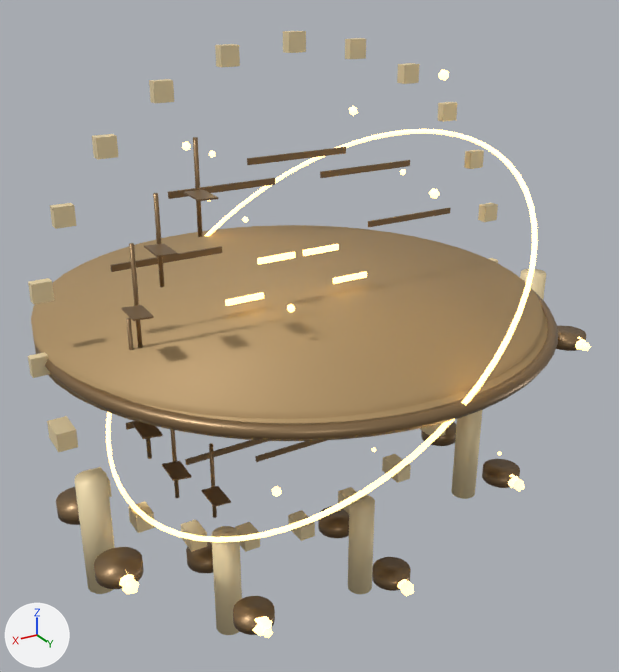
The glTF model public/assets/arenas/temple.glb as it was, and as the next commit left it.
Camera for both pictures: a camera (50 mm lens) standing at (161.0, 279.0, 126.0) and looking at (-7.0, -2.0, -14.0). Every picture has the same lights, and +X, +Y and +Z are marked at lower left. The picture after the commit comes second. Both versions are drawn at frame 87 of the action 'idle'; the numbers are the values there.

Names of what the first picture shows: 'Arena static arena_floor', 'Arena static arena_glow', 'Arena static arena_prop', 'Arena static arena_trim', 'Brazier 1', 'Brazier 2', 'Brazier 3', 'Brazier 4', 'Brazier 5', 'Flame 4', 'Flame 5', 'Idle halo', 'Mote 1', 'Mote 11', 'Mote 12', 'Mote 13', 'Mote 2', 'Mote 4', 'Mote 5', 'Mote 7', 'Mote 8', 'Mote 9' and 9 more.
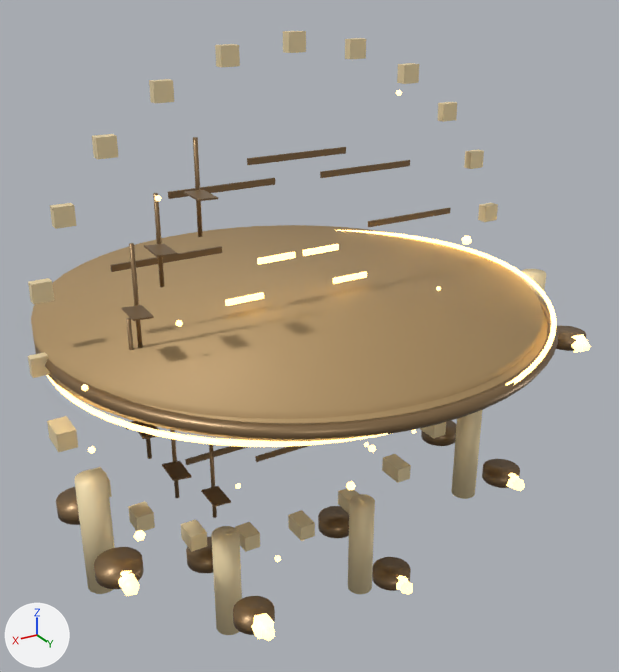
Location of each change, [x1, y1, x2, y2] in pixels of the pictures (619 x 672 px):
```json
{"object": "Idle halo", "change": "turned", "before": [106, 129, 538, 543], "after": [47, 230, 557, 447]}
{"object": "Brazier 4", "change": "turned, rescaled", "before": [252, 616, 272, 636], "after": [251, 613, 274, 639]}
{"object": "Flame 5", "change": "rescaled", "before": [122, 579, 139, 594], "after": [122, 577, 139, 596], "on screen": "25% taller"}
{"object": "Brazier 1", "change": "rescaled", "before": [575, 337, 586, 350], "after": [571, 334, 589, 353]}
{"object": "Mote 2", "change": "moved", "before": [438, 69, 449, 81], "after": [134, 530, 146, 541]}
{"object": "Mote 12", "change": "moved", "before": [272, 486, 281, 497], "after": [462, 235, 472, 245]}
{"object": "Flame 4", "change": "rescaled", "before": [263, 628, 273, 638], "after": [261, 626, 275, 641]}
{"object": "Brazier 5", "change": "turned, rescaled", "before": [119, 571, 134, 587], "after": [118, 571, 135, 588]}
{"object": "Mote 5", "change": "moved", "before": [429, 188, 440, 199], "after": [346, 481, 356, 490]}
{"object": "Mote 13", "change": "moved", "before": [349, 106, 358, 116], "after": [368, 445, 376, 452]}
{"object": "Brazier 2", "change": "turned, rescaled", "before": [508, 474, 518, 488], "after": [506, 473, 519, 488]}
{"object": "Brazier 3", "change": "rescaled", "before": [397, 579, 407, 589], "after": [396, 575, 408, 590]}
{"object": "Mote 4", "change": "moved", "before": [182, 142, 191, 151], "after": [275, 555, 281, 562]}
{"object": "Mote 7", "change": "moved", "before": [400, 169, 406, 175], "after": [175, 320, 183, 327]}
{"object": "Mote 11", "change": "moved", "before": [209, 150, 215, 158], "after": [235, 483, 241, 489]}
{"object": "Mote 9", "change": "moved", "before": [287, 304, 295, 313], "on screen": "not visible afterwards"}
{"object": "Mote 1", "change": "moved", "before": [242, 216, 249, 223], "after": [364, 442, 369, 447]}
{"object": "Mote 6", "change": "moved", "after": [88, 446, 95, 454], "on screen": "not visible before"}
{"object": "Mote 8", "change": "moved", "before": [497, 451, 501, 455], "after": [155, 195, 161, 201]}
{"object": "Mote 3", "change": "moved", "after": [81, 384, 89, 391], "on screen": "not visible before"}
```

The change, as JSON lines over the scene's bpy script:
```json
{"op": "set", "path": "ob_brazier_1.scale", "old": "(0.605, 0.579, 0.605)", "new": "(0.825, 0.838, 0.825)"}
{"op": "set", "path": "ob_brazier_2.rotation_euler", "old": "(0.0, 0.364, 0.0)", "new": "(0.0, -1.186, 0.0)", "note": "degrees (0, 21, 0) -> degrees (0, -68, 0)"}
{"op": "set", "path": "ob_brazier_2.scale", "old": "(0.635, 0.634, 0.635)", "new": "(0.724, 0.768, 0.724)"}
{"op": "set", "path": "ob_brazier_3.scale", "old": "(0.568, 0.596, 0.568)", "new": "(0.702, 0.663, 0.702)"}
{"op": "set", "path": "ob_brazier_4.rotation_euler", "old": "(0.0, 1.608, 0.0)", "new": "(0.0, 0.0579, 0.0)", "note": "degrees (0, 92, 0) -> degrees (0, 3.3, 0)"}
{"op": "set", "path": "ob_brazier_4.scale", "old": "(0.829, 0.735, 0.829)", "new": "(0.965, 1.05, 0.965)"}
{"op": "set", "path": "ob_brazier_5.rotation_euler", "old": "(0.0, -2.357, 0.0)", "new": "(0.0, 2.376, 0.0)", "note": "degrees (0, -135, 0) -> degrees (0, 136, 0)"}
{"op": "set", "path": "ob_brazier_5.scale", "old": "(0.583, 0.609, 0.583)", "new": "(0.672, 0.626, 0.672)"}
{"op": "set", "path": "ob_flame_4.scale", "old": "(0.604, 0.546, 0.604)", "new": "(0.866, 0.952, 0.866)"}
{"op": "set", "path": "ob_flame_5.scale", "old": "(0.869, 0.768, 0.869)", "new": "(0.961, 1.07, 0.961)"}
{"op": "set", "path": "ob_idle_halo.rotation_euler", "old": "(0.0, 0.684, 0.0)", "new": "(0.0, 0.0636, 0.0)", "note": "degrees (0, 39, 0) -> degrees (0, 3.6, 0)"}
{"op": "set", "path": "ob_mote_1.location", "old": "(34.65, 26.36, 48.31)", "new": "(-19.64, 23.79, -56.33)"}
{"op": "set", "path": "ob_mote_2.location", "old": "(-39.65, 35.4, 91.73)", "new": "(86.06, 42.04, -50.83)"}
{"op": "set", "path": "ob_mote_3.location", "old": "(-96.69, 31.92, 13.33)", "new": "(97.4, 36.65, 5.847)"}
{"op": "set", "path": "ob_mote_4.location", "old": "(57.03, 32.3, 76.0)", "new": "(27.19, 31.09, -91.07)"}
{"op": "set", "path": "ob_mote_5.location", "old": "(-34.83, 39.88, 51.28)", "new": "(-1.525, 39.7, -61.67)"}
{"op": "set", "path": "ob_mote_6.location", "old": "(-95.07, 21.41, -19.47)", "new": "(93.64, 22.0, -25.16)"}
{"op": "set", "path": "ob_mote_7.location", "old": "(-33.18, 22.93, 56.09)", "new": "(62.6, 31.06, 18.16)"}
{"op": "set", "path": "ob_mote_8.location", "old": "(-73.57, 46.41, -65.67)", "new": "(73.64, 48.87, 65.48)"}
{"op": "set", "path": "ob_mote_9.location", "old": "(24.03, 38.12, 18.15)", "new": "(-20.97, 33.44, -21.59)"}
{"op": "set", "path": "ob_mote_11.location", "old": "(36.69, 6.385, 67.09)", "new": "(31.32, 5.617, -69.78)"}
{"op": "set", "path": "ob_mote_12.location", "old": "(35.28, 46.06, -48.14)", "new": "(-50.58, 41.32, 31.71)"}
{"op": "set", "path": "ob_mote_13.location", "old": "(-22.14, 5.31, 77.04)", "new": "(-35.58, 5.736, -72.31)"}
```
